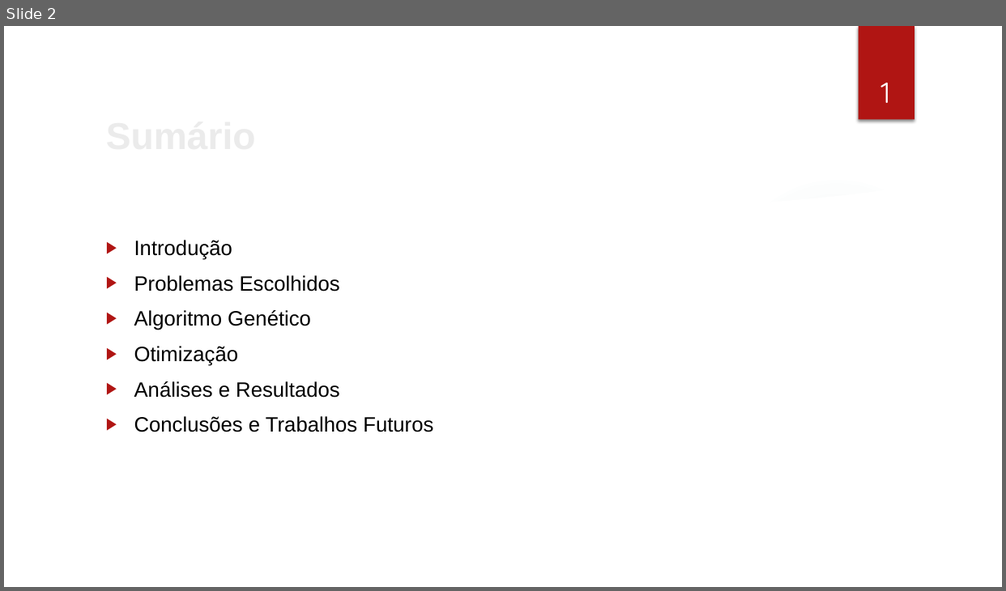
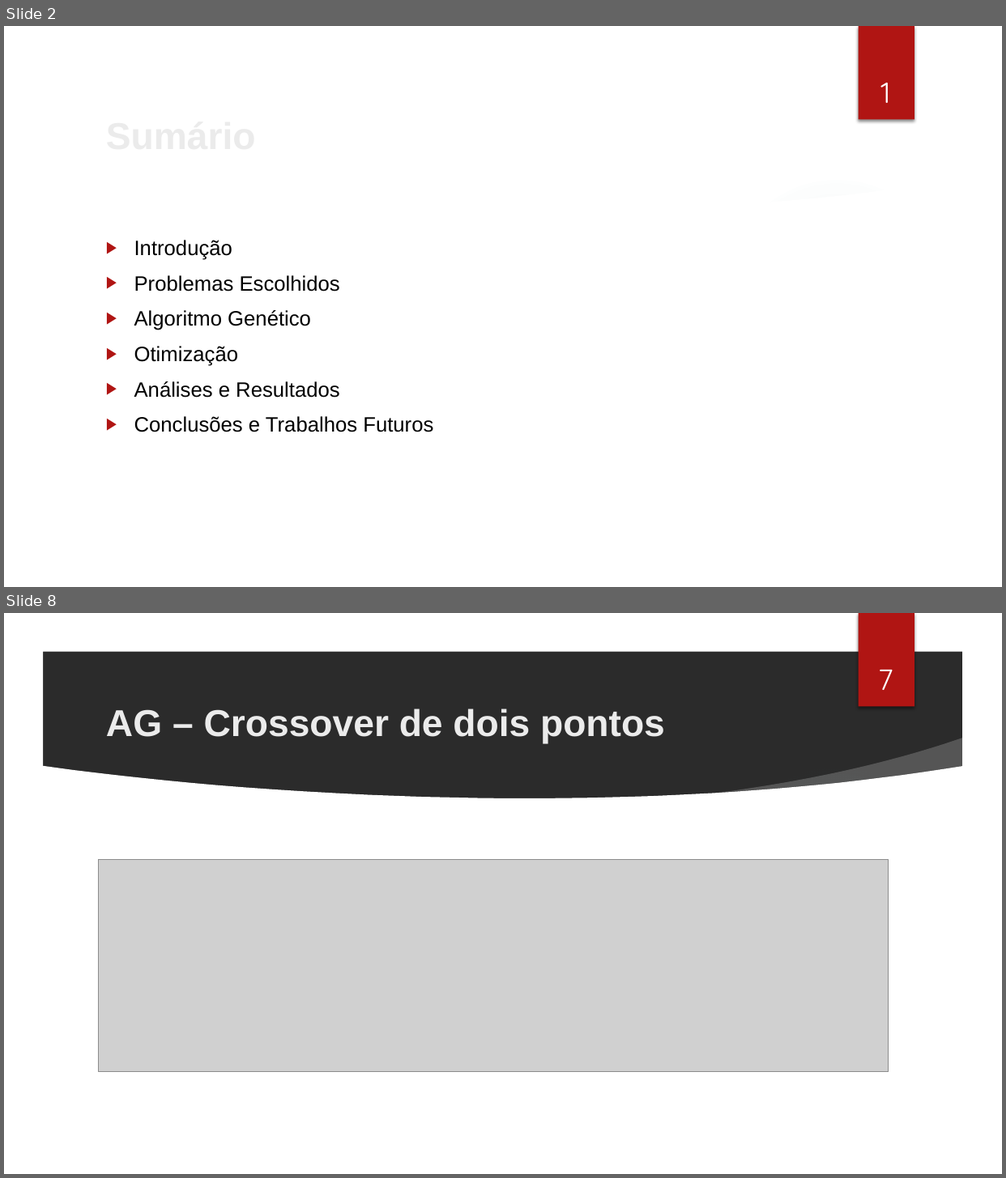
Before and after one commit to cassioss/genetics, a slide deck: presentations/TG2_Apresentacao_Cassio.pptx. Shown one above the other, each under a label of ours: slide 2 before the commit, slides 2 and 8 after it; the slides between them are not shown. The pictures are 1006x591 and 1006x1178 pixels, drawn with LibreOffice and Linux fonts; fonts in the diff are those of the drawing; grey boxes stand for pictures; background and template pictures are left out; a plain dark background stands for a picture behind light text. Boxes give left, top, right and bottom in pixels: in the first picture for what was removed or moved away, otherwise in the second. Text is boxed around its words. In the diff, an @@ line names an element or a change of style, - is before the commit and + after.

```diff
--- a/presentations/TG2_Apresentacao_Cassio.pptx
+++ b/presentations/TG2_Apresentacao_Cassio.pptx
@@ slide 8 added at [4, 613, 1002, 1174], background picture (left out); not listed: 7 template elements that a slide beside it also shows @@
@@ page number added at [878, 670, 893, 690], 28 pt, text #FFFFFF @@
+7
@@ title added at [106, 709, 665, 744], 36 pt, text #EBEBEB, bold @@
+AG – Crossover de dois pontos
@@ picture added at [98, 859, 889, 1072] @@
```
Also in this commit, not shown: 3 slides changed, 2 other slides added, 15 other files.
